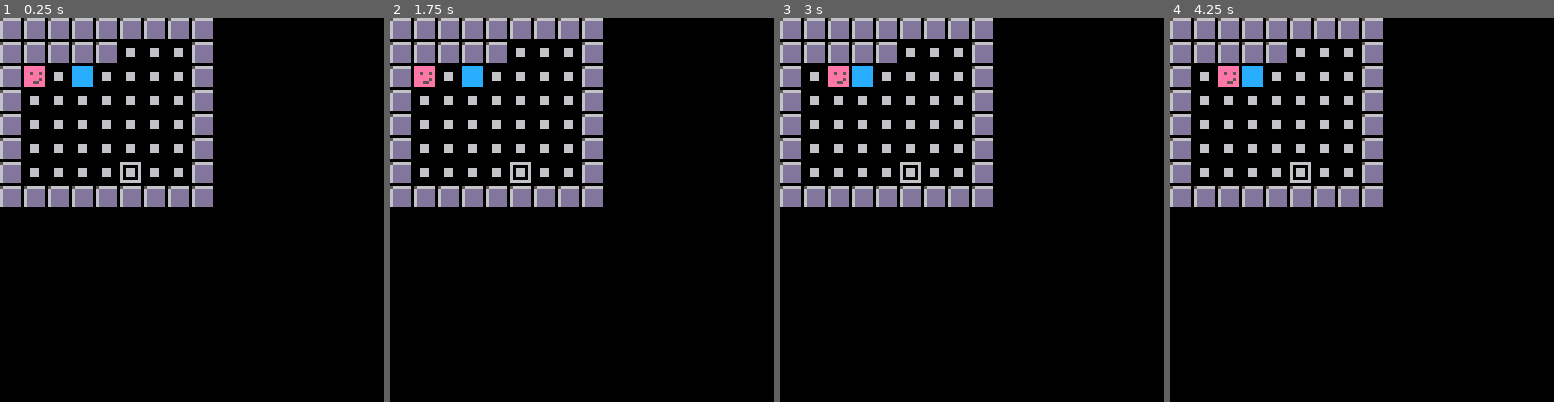
Above: before the commit, frames 1-4 (left to right).
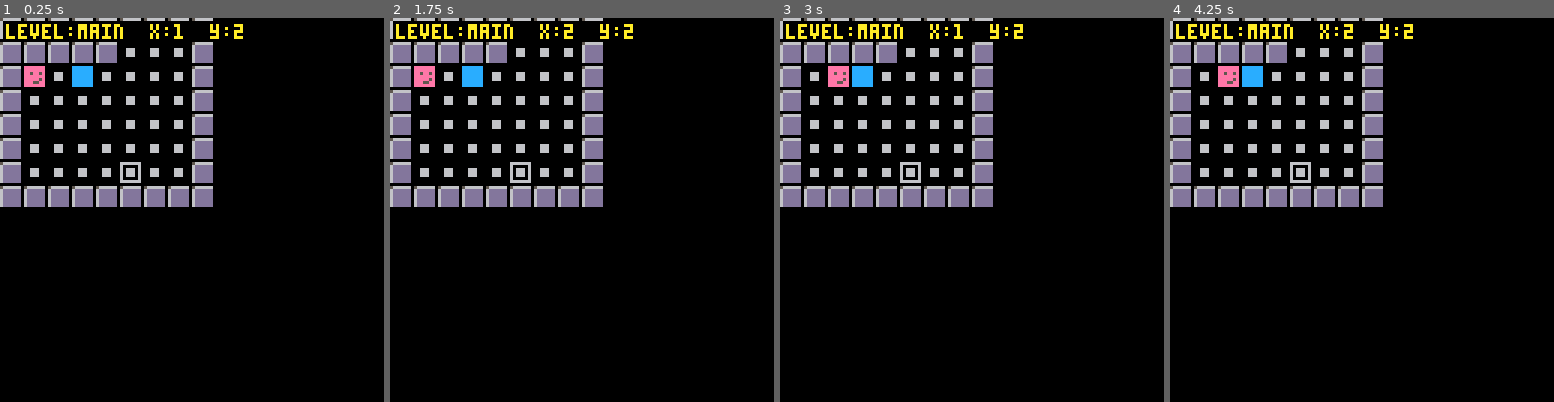
Above: after the commit, the same moments.

Repository: ymendel/parabox
Game: PICO-8 cartridge parabox.p8
Same seed, same stepped clock (60 frames per second), same inputs: the game is played once before the commit and once after it.
Inputs:
- Up to frame 1 (0.25 s): no input
- Up to frame 2 (1.75 s): tap X (X key) at 0.33, 1.07 s; tap O (Z key) at 0.7, 1.7 s; hold Right from 1.6 s (still down)
- Up to frame 3 (3 s): tap X (X key) at 1.85, 2.97 s; release Right at 2.1 s; tap O (Z key) at 2.1, 2.5, 2.9 s; hold Up 2.15-2.42 s; hold Right from 2.47 s (still down)
- Up to frame 4 (4.25 s): release Right at 3.03 s; hold Left 3.08-3.58 s; tap O (Z key) at 3.3, 3.7, 4.1 s; hold Down 3.63-3.97 s; hold Right from 4.02 s (still down); tap X (X key) at 4.08 s

The runs differ from the first frame. In frame 1, 2.5% of the frame differs, in the area x 0-64%, y 0-6%; in frame 2, 2.5%; in frame 3, 2.5%; in frame 4, 2.5%.

Commit message:
some more sublevel work
Removing any idea of being "out of bounds", because that's actually
going to be how to exit from a sublevel. And putting a little space
between the level and sublevel, so it's possible to exit that sublevel
and wander around. (That space might have to stay, or it may be
something I can remove if I get the exiting working.)

Doing some extraction/refactoring of checking for a position being
blocked, and checking it again when entering a sublevel, so it's not
possible to enter from the wrong place.

Also supposedly correctly adjusting screen position from map position
and level. I'm sure this will never be a problem again.

Diff:
--- a/game.lua
+++ b/game.lua
@@ -141,9 +141,7 @@
     -- printh("box "..tab_to_string(box.pos),"blah")
     if (pusher~=box and same_position(pusher,box)) then
       move(box,dx,dy)
-      local tile=pos_tile(box.pos)
-      if (tile_blocking(tile)) then
-        revert_move(box)
+      if (check_blocking(box)) then
         return -1
       else
         local err=push_boxes(box,dx,dy)
@@ -176,7 +174,7 @@
 function enter_sublevel(sublevel,mvr,dx,dy)
   -- determine entrance = middle of the side entered
   -- NOTE: keep sublevels odd dimensions
-  local maxx,maxy=sublevel.cols,sublevel.rows
+  local maxx,maxy=sublevel.cols-1,sublevel.rows-1
   local midx,midy=maxx\2,maxy\2
 
   local entr={}
@@ -198,6 +196,8 @@
     mx,my=sublevel.x,sublevel.y
     mw,mh=sublevel.rows,sublevel.cols
   end
+
+  check_blocking(pl)
 end
 
 function pl_on_box()
@@ -283,6 +283,18 @@
   add(tgts,nt)
 end
 
+function check_blocking(mvr)
+  if (pos_blocked(mvr.pos)) then
+    revert_move(mvr)
+    return true
+  end
+end
+
+function pos_blocked(pos)
+  local tile=pos_tile(pos)
+  return tile_blocking(tile)
+end
+
 function tile_blocking(tile)
   return fget(tile,1)
 end
--- a/levels.lua
+++ b/levels.lua
@@ -59,7 +59,7 @@
 #########]]
   sublevel_map=[[
 #######
-#....##
+#.....#
 ...*..#
 #...O.#
 #######]]
@@ -86,12 +86,12 @@
   elseif ltype=="table" then
     map=parse_level_map(level_info.map)
     local x,y=0,0
-    x+=map.cols
+    x+=map.cols+1
     for k,v in pairs(level_info.sublevels) do
       -- TODO: handle wrapping when map goes too wide
       local submap=parse_level_map(v,x,y)
       submap.key=k
-      x+=submap.cols
+      x+=submap.cols+1
       sublevels[k]=submap
     end
   end
--- a/player.lua
+++ b/player.lua
@@ -16,10 +16,11 @@
   if (btnp(⬆️)) pl.dy=-1
   if (btnp(⬇️)) pl.dy=1
 
+  add(debug,tab_to_string(pl.pos))
   if (pl_moving()) then
     pl_do_move()
 
-    if (pl_out_of_bounds() or pl_hit_barrier()) revert_move(pl)
+    check_blocking(pl)
     handle_box_push()
     local pl_box=pl_on_box()
     if (pl_box) then
@@ -64,11 +65,6 @@
   return false
 end
 
-function pl_hit_barrier()
-  local tile=pos_tile(pl.pos)
-  return tile_blocking(tile)
-end
-
 function player_draw()
   local coords=pos_to_screen_coords(pl.pos)
   local xoff=pl.xf and -1 or 0
--- a/util.lua
+++ b/util.lua
@@ -14,13 +14,18 @@
 end
 
 function pos_to_screen_coords(ipos)
-  local pos=tab_dupe(ipos)
-  local sublevel=level.sublevels[pos.level]
+  local pos=adjust_position(ipos)
+  return map_to_screen_coords(pos.x,pos.y)
+end
+
+function adjust_position(ipos)
+  local pos={x=ipos.x,y=ipos.y}
+  local sublevel=level.sublevels[ipos.level]
   if (sublevel) then
     pos.x+=sublevel.x
     pos.y+=sublevel.y
   end
-  return map_to_screen_coords(pos.x,pos.y)
+  return pos
 end
 
 function rectdim(x,y,w,h,col,fill)
@@ -28,7 +33,8 @@
   rectfn(x,y,x+w-1,y+h-1,col)
 end
 
-function pos_tile(pos)
+function pos_tile(ipos)
+  local pos=adjust_position(ipos)
   return mget(pos.x,pos.y)
 end
 
